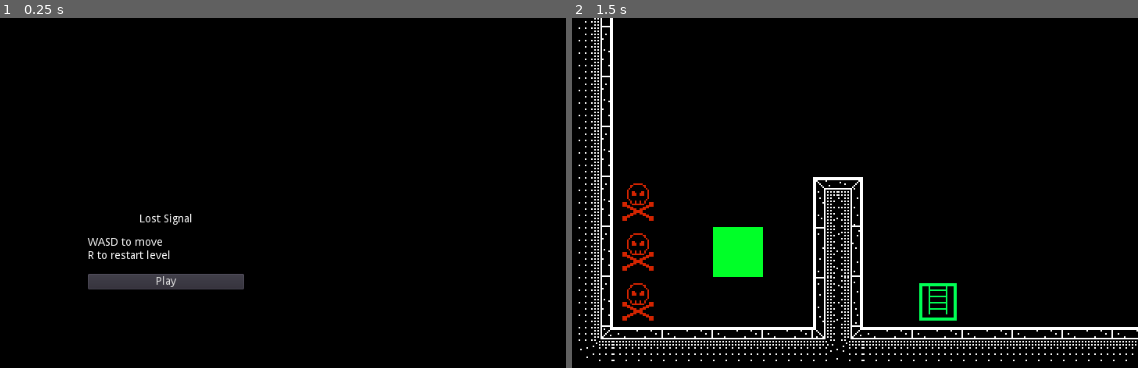
Above: before the commit, frames 1-2 (left to right).
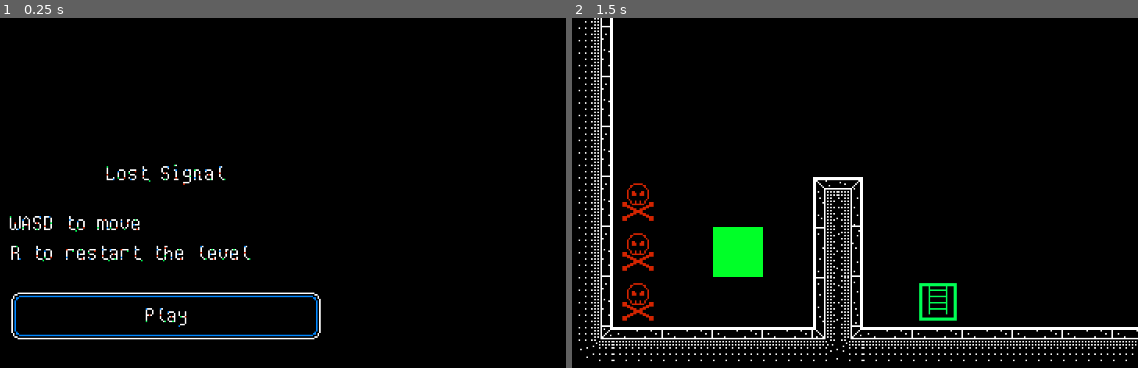
Above: after the commit, the same moments.

Repository: Red-Teapot/LostSignal
Game: Godot game, scene res://Scenes/MainMenu.tscn
The game is run twice, just before and just after one commit, with the same random seed, the same clock (stepped at 60 frames per second) and the same inputs.
Inputs:
- Up to frame 1 (0.25 s): no input
- Up to frame 2 (1.5 s): click "Play" at 0.5 s; tap Enter at 1.25 s; hold D from 1.28 s (still down); tap R at 1.35 s

The runs differ from the first frame. In frame 1, 4.8% of the frame differs, in the area x 1-57%, y 41-92%; in frame 2, nothing differs.

Commit message:
Customize UI theme

Diff:
--- a/Scenes/GameWin.tscn
+++ b/Scenes/GameWin.tscn
@@ -1,4 +1,6 @@
-[gd_scene format=2]
+[gd_scene load_steps=2 format=2]
+
+[ext_resource path="res://Fonts/main.fnt" type="BitmapFont" id=1]
 
 [node name="Control" type="Control"]
 anchor_right = 1.0
@@ -8,15 +10,17 @@
 }
 
 [node name="CenterContainer" type="CenterContainer" parent="."]
-anchor_right = 1.0
-anchor_bottom = 1.0
+anchor_right = 0.5
+anchor_bottom = 0.5
+rect_scale = Vector2( 2, 2 )
 __meta__ = {
 "_edit_use_anchors_": false
 }
 
 [node name="Label" type="Label" parent="CenterContainer"]
-margin_left = 485.0
-margin_top = 293.0
-margin_right = 538.0
-margin_bottom = 307.0
-text = "You won"
+margin_left = 193.0
+margin_top = 138.0
+margin_right = 319.0
+margin_bottom = 162.0
+custom_fonts/font = ExtResource( 1 )
+text = "Congrats, you won!"
--- a/Scenes/MainMenu.tscn
+++ b/Scenes/MainMenu.tscn
@@ -1,6 +1,472 @@
-[gd_scene load_steps=2 format=2]
+[gd_scene load_steps=12 format=2]
 
 [ext_resource path="res://Scripts/PlayButton.gd" type="Script" id=1]
+[ext_resource path="res://Fonts/main.fnt" type="BitmapFont" id=2]
+[ext_resource path="res://Textures/Container9patch.png" type="Texture" id=3]
+[ext_resource path="res://Textures/ButtonNormal9patch.png" type="Texture" id=4]
+[ext_resource path="res://Textures/ButtonHover9patch.png" type="Texture" id=5]
+
+[sub_resource type="StyleBoxTexture" id=4]
+texture = ExtResource( 4 )
+region_rect = Rect2( 0, 0, 24, 24 )
+margin_left = 8.0
+margin_right = 8.0
+margin_top = 8.0
+margin_bottom = 8.0
+
+[sub_resource type="StyleBoxTexture" id=5]
+texture = ExtResource( 4 )
+region_rect = Rect2( 0, 0, 24, 24 )
+margin_left = 8.0
+margin_right = 8.0
+margin_top = 8.0
+margin_bottom = 8.0
+
+[sub_resource type="StyleBoxTexture" id=2]
+texture = ExtResource( 5 )
+region_rect = Rect2( 0, 0, 24, 24 )
+margin_left = 8.0
+margin_right = 8.0
+margin_top = 8.0
+margin_bottom = 8.0
+
+[sub_resource type="StyleBoxTexture" id=3]
+texture = ExtResource( 4 )
+region_rect = Rect2( 0, 0, 24, 24 )
+margin_left = 8.0
+margin_right = 8.0
+margin_top = 8.0
+margin_bottom = 8.0
+
+[sub_resource type="StyleBoxTexture" id=6]
+texture = ExtResource( 3 )
+region_rect = Rect2( 0, 0, 24, 24 )
+margin_left = 8.0
+margin_right = 8.0
+margin_top = 8.0
+margin_bottom = 8.0
+
+[sub_resource type="Theme" id=1]
+default_font = ExtResource( 2 )
+Button/colors/font_color = Color( 1, 1, 1, 1 )
+Button/colors/font_color_disabled = Color( 1, 1, 1, 1 )
+Button/colors/font_color_hover = Color( 1, 1, 1, 1 )
+Button/colors/font_color_pressed = Color( 1, 1, 1, 1 )
+Button/constants/hseparation = 2
+Button/fonts/font = null
+Button/styles/disabled = SubResource( 4 )
+Button/styles/focus = SubResource( 5 )
+Button/styles/hover = SubResource( 2 )
+Button/styles/normal = SubResource( 3 )
+Button/styles/pressed = SubResource( 6 )
+CheckBox/colors/font_color = Color( 0, 0, 0, 1 )
+CheckBox/colors/font_color_disabled = Color( 0, 0, 0, 1 )
+CheckBox/colors/font_color_hover = Color( 0, 0, 0, 1 )
+CheckBox/colors/font_color_hover_pressed = Color( 0, 0, 0, 1 )
+CheckBox/colors/font_color_pressed = Color( 0, 0, 0, 1 )
+CheckBox/constants/check_vadjust = 0
+CheckBox/constants/hseparation = 4
+CheckBox/fonts/font = null
+CheckBox/icons/checked = null
+CheckBox/icons/radio_checked = null
+CheckBox/icons/radio_unchecked = null
+CheckBox/icons/unchecked = null
+CheckBox/styles/disabled = null
+CheckBox/styles/focus = null
+CheckBox/styles/hover = null
+CheckBox/styles/hover_pressed = null
+CheckBox/styles/normal = null
+CheckBox/styles/pressed = null
+CheckButton/colors/font_color = Color( 0, 0, 0, 1 )
+CheckButton/colors/font_color_disabled = Color( 0, 0, 0, 1 )
+CheckButton/colors/font_color_hover = Color( 0, 0, 0, 1 )
+CheckButton/colors/font_color_hover_pressed = Color( 0, 0, 0, 1 )
+CheckButton/colors/font_color_pressed = Color( 0, 0, 0, 1 )
+CheckButton/constants/check_vadjust = 0
+CheckButton/constants/hseparation = 4
+CheckButton/fonts/font = null
+CheckButton/icons/off = null
+CheckButton/icons/off_disabled = null
+CheckButton/icons/on = null
+CheckButton/icons/on_disabled = null
+CheckButton/styles/disabled = null
+CheckButton/styles/focus = null
+CheckButton/styles/hover = null
+CheckButton/styles/hover_pressed = null
+CheckButton/styles/normal = null
+CheckButton/styles/pressed = null
+ColorPicker/constants/h_width = 30
+ColorPicker/constants/label_width = 10
+ColorPicker/constants/margin = 4
+ColorPicker/constants/sv_height = 256
+ColorPicker/constants/sv_width = 256
+ColorPicker/icons/add_preset = null
+ColorPicker/icons/color_hue = null
+ColorPicker/icons/color_sample = null
+ColorPicker/icons/overbright_indicator = null
+ColorPicker/icons/preset_bg = null
+ColorPicker/icons/screen_picker = null
+ColorPickerButton/colors/font_color = Color( 0, 0, 0, 1 )
+ColorPickerButton/colors/font_color_disabled = Color( 0, 0, 0, 1 )
+ColorPickerButton/colors/font_color_hover = Color( 0, 0, 0, 1 )
+ColorPickerButton/colors/font_color_pressed = Color( 0, 0, 0, 1 )
+ColorPickerButton/constants/hseparation = 2
+ColorPickerButton/fonts/font = null
+ColorPickerButton/icons/bg = null
+ColorPickerButton/styles/disabled = null
+ColorPickerButton/styles/focus = null
+ColorPickerButton/styles/hover = null
+ColorPickerButton/styles/normal = null
+ColorPickerButton/styles/pressed = null
+Dialogs/constants/button_margin = 32
+Dialogs/constants/margin = 8
+FileDialog/colors/file_icon_modulate = Color( 0, 0, 0, 1 )
+FileDialog/colors/files_disabled = Color( 0, 0, 0, 1 )
+FileDialog/colors/folder_icon_modulate = Color( 0, 0, 0, 1 )
+FileDialog/icons/file = null
+FileDialog/icons/folder = null
+FileDialog/icons/parent_folder = null
+FileDialog/icons/reload = null
+FileDialog/icons/toggle_hidden = null
+Fonts/fonts/large = null
+Fonts/fonts/normal = null
+GraphEdit/colors/activity = Color( 0, 0, 0, 1 )
+GraphEdit/colors/grid_major = Color( 0, 0, 0, 1 )
+GraphEdit/colors/grid_minor = Color( 0, 0, 0, 1 )
+GraphEdit/colors/selection_fill = Color( 0, 0, 0, 1 )
+GraphEdit/colors/selection_stroke = Color( 0, 0, 0, 1 )
+GraphEdit/constants/bezier_len_neg = 160
+GraphEdit/constants/bezier_len_pos = 80
+GraphEdit/constants/port_grab_distance_horizontal = 48
+GraphEdit/constants/port_grab_distance_vertical = 6
+GraphEdit/icons/minus = null
+GraphEdit/icons/more = null
+GraphEdit/icons/reset = null
+GraphEdit/icons/snap = null
+GraphEdit/styles/bg = null
+GraphNode/colors/close_color = Color( 0, 0, 0, 1 )
+GraphNode/colors/resizer_color = Color( 0, 0, 0, 1 )
+GraphNode/colors/title_color = Color( 0, 0, 0, 1 )
+GraphNode/constants/close_offset = 18
+GraphNode/constants/port_offset = 3
+GraphNode/constants/separation = 1
+GraphNode/constants/title_offset = 20
+GraphNode/fonts/title_font = null
+GraphNode/icons/close = null
+GraphNode/icons/port = null
+GraphNode/icons/resizer = null
+GraphNode/styles/breakpoint = null
+GraphNode/styles/comment = null
+GraphNode/styles/commentfocus = null
+GraphNode/styles/defaultfocus = null
+GraphNode/styles/defaultframe = null
+GraphNode/styles/frame = null
+GraphNode/styles/position = null
+GraphNode/styles/selectedframe = null
+GridContainer/constants/hseparation = 4
+GridContainer/constants/vseparation = 4
+HBoxContainer/constants/separation = 4
+HScrollBar/icons/decrement = null
+HScrollBar/icons/decrement_highlight = null
+HScrollBar/icons/increment = null
+HScrollBar/icons/increment_highlight = null
+HScrollBar/styles/grabber = null
+HScrollBar/styles/grabber_highlight = null
+HScrollBar/styles/grabber_pressed = null
+HScrollBar/styles/scroll = null
+HScrollBar/styles/scroll_focus = null
+HSeparator/constants/separation = 4
+HSeparator/styles/separator = null
+HSlider/icons/grabber = null
+HSlider/icons/grabber_disabled = null
+HSlider/icons/grabber_highlight = null
+HSlider/icons/tick = null
+HSlider/styles/grabber_area = null
+HSlider/styles/grabber_area_highlight = null
+HSlider/styles/slider = null
+HSplitContainer/constants/autohide = 1
+HSplitContainer/constants/separation = 12
+HSplitContainer/icons/grabber = null
+HSplitContainer/styles/bg = null
+Icons/icons/close = null
+ItemList/colors/font_color = Color( 0, 0, 0, 1 )
+ItemList/colors/font_color_selected = Color( 0, 0, 0, 1 )
+ItemList/colors/guide_color = Color( 0, 0, 0, 1 )
+ItemList/constants/hseparation = 4
+ItemList/constants/icon_margin = 4
+ItemList/constants/line_separation = 2
+ItemList/constants/vseparation = 2
+ItemList/fonts/font = null
+ItemList/styles/bg = null
+ItemList/styles/bg_focus = null
+ItemList/styles/cursor = null
+ItemList/styles/cursor_unfocused = null
+ItemList/styles/selected = null
+ItemList/styles/selected_focus = null
+Label/colors/font_color = Color( 0, 0, 0, 1 )
+Label/colors/font_color_shadow = Color( 0, 0, 0, 1 )
+Label/colors/font_outline_modulate = Color( 0, 0, 0, 1 )
+Label/constants/line_spacing = 3
+Label/constants/shadow_as_outline = 0
+Label/constants/shadow_offset_x = 1
+Label/constants/shadow_offset_y = 1
+Label/fonts/font = null
+Label/styles/normal = null
+LineEdit/colors/clear_button_color = Color( 0, 0, 0, 1 )
+LineEdit/colors/clear_button_color_pressed = Color( 0, 0, 0, 1 )
+LineEdit/colors/cursor_color = Color( 0, 0, 0, 1 )
+LineEdit/colors/font_color = Color( 0, 0, 0, 1 )
+LineEdit/colors/font_color_selected = Color( 0, 0, 0, 1 )
+LineEdit/colors/font_color_uneditable = Color( 0, 0, 0, 1 )
+LineEdit/colors/selection_color = Color( 0, 0, 0, 1 )
+LineEdit/constants/minimum_spaces = 12
+LineEdit/fonts/font = null
+LineEdit/icons/clear = null
+LineEdit/styles/focus = null
+LineEdit/styles/normal = null
+LineEdit/styles/read_only = null
+LinkButton/colors/font_color = Color( 0, 0, 0, 1 )
+LinkButton/colors/font_color_hover = Color( 0, 0, 0, 1 )
+LinkButton/colors/font_color_pressed = Color( 0, 0, 0, 1 )
+LinkButton/constants/underline_spacing = 2
+LinkButton/fonts/font = null
+LinkButton/styles/focus = null
+MarginContainer/constants/margin_bottom = 0
+MarginContainer/constants/margin_left = 0
+MarginContainer/constants/margin_right = 0
+MarginContainer/constants/margin_top = 0
+MenuButton/colors/font_color = Color( 0, 0, 0, 1 )
+MenuButton/colors/font_color_disabled = Color( 0, 0, 0, 1 )
+MenuButton/colors/font_color_hover = Color( 0, 0, 0, 1 )
+MenuButton/colors/font_color_pressed = Color( 0, 0, 0, 1 )
+MenuButton/constants/hseparation = 3
+MenuButton/fonts/font = null
+MenuButton/styles/disabled = null
+MenuButton/styles/focus = null
+MenuButton/styles/hover = null
+MenuButton/styles/normal = null
+MenuButton/styles/pressed = null
+OptionButton/colors/font_color = Color( 0, 0, 0, 1 )
+OptionButton/colors/font_color_disabled = Color( 0, 0, 0, 1 )
+OptionButton/colors/font_color_hover = Color( 0, 0, 0, 1 )
+OptionButton/colors/font_color_pressed = Color( 0, 0, 0, 1 )
+OptionButton/constants/arrow_margin = 2
+OptionButton/constants/hseparation = 2
+OptionButton/fonts/font = null
+OptionButton/icons/arrow = null
+OptionButton/styles/disabled = null
+OptionButton/styles/focus = null
+OptionButton/styles/hover = null
+OptionButton/styles/normal = null
+OptionButton/styles/pressed = null
+Panel/styles/panel = null
+PanelContainer/styles/panel = null
+PopupDialog/styles/panel = null
+PopupMenu/colors/font_color = Color( 0, 0, 0, 1 )
+PopupMenu/colors/font_color_accel = Color( 0, 0, 0, 1 )
+PopupMenu/colors/font_color_disabled = Color( 0, 0, 0, 1 )
+PopupMenu/colors/font_color_hover = Color( 0, 0, 0, 1 )
+PopupMenu/constants/hseparation = 4
+PopupMenu/constants/vseparation = 4
+PopupMenu/fonts/font = null
+PopupMenu/icons/checked = null
+PopupMenu/icons/radio_checked = null
+PopupMenu/icons/radio_unchecked = null
+PopupMenu/icons/submenu = null
+PopupMenu/icons/unchecked = null
+PopupMenu/styles/hover = null
+PopupMenu/styles/labeled_separator_left = null
+PopupMenu/styles/labeled_separator_right = null
+PopupMenu/styles/panel = null
+PopupMenu/styles/panel_disabled = null
+PopupMenu/styles/separator = null
+PopupPanel/styles/panel = null
+ProgressBar/colors/font_color = Color( 0, 0, 0, 1 )
+ProgressBar/colors/font_color_shadow = Color( 0, 0, 0, 1 )
+ProgressBar/fonts/font = null
+ProgressBar/styles/bg = null
+ProgressBar/styles/fg = null
+RichTextLabel/colors/default_color = Color( 0, 0, 0, 1 )
+RichTextLabel/colors/font_color_selected = Color( 0, 0, 0, 1 )
+RichTextLabel/colors/font_color_shadow = Color( 0, 0, 0, 1 )
+RichTextLabel/colors/selection_color = Color( 0, 0, 0, 1 )
+RichTextLabel/constants/line_separation = 1
+RichTextLabel/constants/shadow_as_outline = 0
+RichTextLabel/constants/shadow_offset_x = 1
+RichTextLabel/constants/shadow_offset_y = 1
+RichTextLabel/constants/table_hseparation = 3
+RichTextLabel/constants/table_vseparation = 3
+RichTextLabel/fonts/bold_font = null
+RichTextLabel/fonts/bold_italics_font = null
+RichTextLabel/fonts/italics_font = null
+RichTextLabel/fonts/mono_font = null
+RichTextLabel/fonts/normal_font = null
+RichTextLabel/styles/focus = null
+RichTextLabel/styles/normal = null
+ScrollContainer/styles/bg = null
+SpinBox/icons/updown = null
+TabContainer/colors/font_color_bg = Color( 0, 0, 0, 1 )
+TabContainer/colors/font_color_disabled = Color( 0, 0, 0, 1 )
+TabContainer/colors/font_color_fg = Color( 0, 0, 0, 1 )
+TabContainer/constants/hseparation = 4
+TabContainer/constants/label_valign_bg = 2
+TabContainer/constants/label_valign_fg = 0
+TabContainer/constants/side_margin = 8
+TabContainer/constants/top_margin = 24
+TabContainer/fonts/font = null
+TabContainer/icons/decrement = null
+TabContainer/icons/decrement_highlight = null
+TabContainer/icons/increment = null
+TabContainer/icons/increment_highlight = null
+TabContainer/icons/menu = null
+TabContainer/icons/menu_highlight = null
+TabContainer/styles/panel = null
+TabContainer/styles/tab_bg = null
+TabContainer/styles/tab_disabled = null
+TabContainer/styles/tab_fg = null
+Tabs/colors/font_color_bg = Color( 0, 0, 0, 1 )
+Tabs/colors/font_color_disabled = Color( 0, 0, 0, 1 )
+Tabs/colors/font_color_fg = Color( 0, 0, 0, 1 )
+Tabs/constants/hseparation = 4
+Tabs/constants/label_valign_bg = 2
+Tabs/constants/label_valign_fg = 0
+Tabs/constants/top_margin = 24
+Tabs/fonts/font = null
+Tabs/icons/close = null
+Tabs/icons/decrement = null
+Tabs/icons/decrement_highlight = null
+Tabs/icons/increment = null
+Tabs/icons/increment_highlight = null
+Tabs/styles/button = null
+Tabs/styles/button_pressed = null
+Tabs/styles/panel = null
+Tabs/styles/tab_bg = null
+Tabs/styles/tab_disabled = null
+Tabs/styles/tab_fg = null
+TextEdit/colors/background_color = Color( 0, 0, 0, 1 )
+TextEdit/colors/bookmark_color = Color( 0, 0, 0, 1 )
+TextEdit/colors/brace_mismatch_color = Color( 0, 0, 0, 1 )
+TextEdit/colors/breakpoint_color = Color( 0, 0, 0, 1 )
+TextEdit/colors/caret_background_color = Color( 0, 0, 0, 1 )
+TextEdit/colors/caret_color = Color( 0, 0, 0, 1 )
+TextEdit/colors/code_folding_color = Color( 0, 0, 0, 1 )
+TextEdit/colors/completion_background_color = Color( 0, 0, 0, 1 )
+TextEdit/colors/completion_existing_color = Color( 0, 0, 0, 1 )
+TextEdit/colors/completion_font_color = Color( 0, 0, 0, 1 )
+TextEdit/colors/completion_scroll_color = Color( 0, 0, 0, 1 )
+TextEdit/colors/completion_selected_color = Color( 0, 0, 0, 1 )
+TextEdit/colors/current_line_color = Color( 0, 0, 0, 1 )
+TextEdit/colors/executing_line_color = Color( 0, 0, 0, 1 )
+TextEdit/colors/font_color = Color( 0, 0, 0, 1 )
+TextEdit/colors/font_color_readonly = Color( 0, 0, 0, 1 )
+TextEdit/colors/font_color_selected = Color( 0, 0, 0, 1 )
+TextEdit/colors/function_color = Color( 0, 0, 0, 1 )
+TextEdit/colors/line_number_color = Color( 0, 0, 0, 1 )
+TextEdit/colors/mark_color = Color( 0, 0, 0, 1 )
+TextEdit/colors/member_variable_color = Color( 0, 0, 0, 1 )
+TextEdit/colors/number_color = Color( 0, 0, 0, 1 )
+TextEdit/colors/safe_line_number_color = Color( 0, 0, 0, 1 )
+TextEdit/colors/selection_color = Color( 0, 0, 0, 1 )
+TextEdit/colors/symbol_color = Color( 0, 0, 0, 1 )
+TextEdit/colors/word_highlighted_color = Color( 0, 0, 0, 1 )
+TextEdit/constants/completion_lines = 7
+TextEdit/constants/completion_max_width = 50
+TextEdit/constants/completion_scroll_width = 3
+TextEdit/constants/line_spacing = 4
+TextEdit/fonts/font = null
+TextEdit/icons/fold = null
+TextEdit/icons/folded = null
+TextEdit/icons/space = null
+TextEdit/icons/tab = null
+TextEdit/styles/completion = null
+TextEdit/styles/focus = null
+TextEdit/styles/normal = null
+TextEdit/styles/read_only = null
+ToolButton/colors/font_color = Color( 0, 0, 0, 1 )
+ToolButton/colors/font_color_disabled = Color( 0, 0, 0, 1 )
+ToolButton/colors/font_color_hover = Color( 0, 0, 0, 1 )
+ToolButton/colors/font_color_pressed = Color( 0, 0, 0, 1 )
+ToolButton/constants/hseparation = 3
+ToolButton/fonts/font = null
+ToolButton/styles/disabled = null
+ToolButton/styles/focus = null
+ToolButton/styles/hover = null
+ToolButton/styles/normal = null
+ToolButton/styles/pressed = null
+TooltipLabel/colors/font_color = Color( 0, 0, 0, 1 )
+TooltipLabel/colors/font_color_shadow = Color( 0, 0, 0, 1 )
+TooltipLabel/constants/shadow_offset_x = 1
+TooltipLabel/constants/shadow_offset_y = 1
+TooltipLabel/fonts/font = null
+TooltipPanel/styles/panel = null
+Tree/colors/custom_button_font_highlight = Color( 0, 0, 0, 1 )
+Tree/colors/drop_position_color = Color( 0, 0, 0, 1 )
+Tree/colors/font_color = Color( 0, 0, 0, 1 )
+Tree/colors/font_color_selected = Color( 0, 0, 0, 1 )
+Tree/colors/guide_color = Color( 0, 0, 0, 1 )
+Tree/colors/relationship_line_color = Color( 0, 0, 0, 1 )
+Tree/colors/title_button_color = Color( 0, 0, 0, 1 )
+Tree/constants/button_margin = 4
+Tree/constants/draw_guides = 1
+Tree/constants/draw_relationship_lines = 0
+Tree/constants/hseparation = 4
+Tree/constants/item_margin = 12
+Tree/constants/scroll_border = 4
+Tree/constants/scroll_speed = 12
+Tree/constants/vseparation = 4
+Tree/fonts/font = null
+Tree/fonts/title_button_font = null
+Tree/icons/arrow = null
+Tree/icons/arrow_collapsed = null
+Tree/icons/checked = null
+Tree/icons/select_arrow = null
+Tree/icons/unchecked = null
+Tree/icons/updown = null
+Tree/styles/bg = null
+Tree/styles/bg_focus = null
+Tree/styles/button_pressed = null
+Tree/styles/cursor = null
+Tree/styles/cursor_unfocused = null
+Tree/styles/custom_button = null
+Tree/styles/custom_button_hover = null
+Tree/styles/custom_button_pressed = null
+Tree/styles/selected = null
+Tree/styles/selected_focus = null
+Tree/styles/title_button_hover = null
+Tree/styles/title_button_normal = null
+Tree/styles/title_button_pressed = null
+VBoxContainer/constants/separation = 4
+VScrollBar/icons/decrement = null
+VScrollBar/icons/decrement_highlight = null
+VScrollBar/icons/increment = null
+VScrollBar/icons/increment_highlight = null
+VScrollBar/styles/grabber = null
+VScrollBar/styles/grabber_highlight = null
+VScrollBar/styles/grabber_pressed = null
+VScrollBar/styles/scroll = null
+VScrollBar/styles/scroll_focus = null
+VSeparator/constants/separation = 4
+VSeparator/styles/separator = null
+VSlider/icons/grabber = null
+VSlider/icons/grabber_disabled = null
+VSlider/icons/grabber_highlight = null
+VSlider/icons/tick = null
+VSlider/styles/grabber_area = null
+VSlider/styles/grabber_area_highlight = null
+VSlider/styles/slider = null
+VSplitContainer/constants/autohide = 1
+VSplitContainer/constants/separation = 12
+VSplitContainer/icons/grabber = null
+VSplitContainer/styles/bg = null
+WindowDialog/colors/title_color = Color( 0, 0, 0, 1 )
+WindowDialog/constants/close_h_ofs = 18
+WindowDialog/constants/close_v_ofs = 18
+WindowDialog/constants/scaleborder_size = 4
+WindowDialog/constants/title_height = 20
+WindowDialog/fonts/title_font = null
+WindowDialog/icons/close = null
+WindowDialog/icons/close_highlight = null
+WindowDialog/styles/panel = null
 
 [node name="Control" type="Control"]
 anchor_right = 1.0
@@ -10,36 +476,45 @@
 }
 
 [node name="CenterContainer" type="CenterContainer" parent="."]
-anchor_right = 1.0
-anchor_bottom = 1.0
+anchor_right = 0.5
+anchor_bottom = 0.5
+rect_scale = Vector2( 2, 2 )
 __meta__ = {
 "_edit_use_anchors_": false
 }
 
 [node name="VBoxContainer" type="VBoxContainer" parent="CenterContainer"]
-margin_left = 412.0
-margin_top = 251.0
-margin_right = 612.0
-margin_bottom = 348.0
+margin_left = 156.0
+margin_top = 92.0
+margin_right = 356.0
+margin_bottom = 207.0
 rect_min_size = Vector2( 200, 0 )
 custom_constants/separation = 16
+__meta__ = {
+"_edit_use_anchors_": false
+}
 
 [node name="Title" type="Label" parent="CenterContainer/VBoxContainer"]
 margin_right = 200.0
-margin_bottom = 14.0
+margin_bottom = 16.0
+custom_fonts/font = ExtResource( 2 )
 text = "Lost Signal"
 align = 1
 
 [node name="Controls" type="Label" parent="CenterContainer/VBoxContainer"]
-margin_top = 30.0
+margin_top = 32.0
 margin_right = 200.0
-margin_bottom = 61.0
+margin_bottom = 67.0
+custom_fonts/font = ExtResource( 2 )
 text = "WASD to move
-R to restart level"
+R to restart the level"
 
 [node name="PlayButton" type="Button" parent="CenterContainer/VBoxContainer"]
-margin_top = 77.0
+margin_top = 83.0
 margin_right = 200.0
-margin_bottom = 97.0
+margin_bottom = 115.0
+focus_mode = 0
+theme = SubResource( 1 )
+enabled_focus_mode = 0
 text = "Play"
 script = ExtResource( 1 )
--- a/Scenes/TestLevel.tscn
+++ b/Scenes/TestLevel.tscn
@@ -1,8 +1,10 @@
-[gd_scene load_steps=55 format=2]
+[gd_scene load_steps=57 format=2]
 
 [ext_resource path="res://Textures/Tiles.png" type="Texture" id=1]
 [ext_resource path="res://Scripts/Character.gd" type="Script" id=2]
 [ext_resource path="res://Scripts/WallsTileset.gd" type="Script" id=3]
+[ext_resource path="res://Fonts/main.fnt" type="BitmapFont" id=4]
+[ext_resource path="res://Textures/Container9patch.png" type="Texture" id=5]
 
 [sub_resource type="ConvexPolygonShape2D" id=1]
 points = PoolVector2Array( 0, 0, 32, 0, 32, 32, 0, 32 )
@@ -613,13 +615,46 @@
 
 [node name="CanvasLayer" type="CanvasLayer" parent="."]
 
-[node name="StuckHint" type="Label" parent="CanvasLayer"]
+[node name="StuckHint" type="CenterContainer" parent="CanvasLayer"]
 visible = false
-margin_left = 26.1818
-margin_top = 31.0359
-margin_right = 164.182
-margin_bottom = 45.0359
-text = "Stuck? Hit R to restart"
+anchor_top = 1.0
+anchor_right = 0.5
+anchor_bottom = 1.0
+margin_top = -68.0
+margin_bottom = -68.0
+rect_scale = Vector2( 2, 2 )
 __meta__ = {
 "_edit_use_anchors_": false
 }
+
+[node name="NinePatchRect" type="NinePatchRect" parent="CanvasLayer/StuckHint"]
+margin_left = 131.0
+margin_right = 381.0
+margin_bottom = 32.0
+rect_min_size = Vector2( 250, 32 )
+texture = ExtResource( 5 )
+patch_margin_left = 8
+patch_margin_top = 8
+patch_margin_right = 8
+patch_margin_bottom = 8
+
+[node name="CenterContainer" type="CenterContainer" parent="CanvasLayer/StuckHint/NinePatchRect"]
+anchor_right = 1.0
+anchor_bottom = 1.0
+margin_top = 7.0
+__meta__ = {
+"_edit_use_anchors_": false
+}
+
+[node name="Label" type="Label" parent="CanvasLayer/StuckHint/NinePatchRect/CenterContainer"]
+margin_left = 9.0
+margin_right = 240.0
+margin_bottom = 24.0
+rect_min_size = Vector2( 231, 24 )
+custom_fonts/font = ExtResource( 4 )
+text = "Stuck? Hit R to restart the level"
+align = 1
+valign = 1
+__meta__ = {
+"_edit_use_anchors_": false
+}
Not shown, added: Fonts/main.fnt
Binary file added: Fonts/main.png
Not shown, added: Fonts/main.png.import
Binary file added: Textures/ButtonHover9patch.png
Not shown, added: Textures/ButtonHover9patch.png.import
Binary file added: Textures/ButtonNormal9patch.png
Not shown, added: Textures/ButtonNormal9patch.png.import
Binary file added: Textures/Container9patch.png
Not shown, added: Textures/Container9patch.png.import
